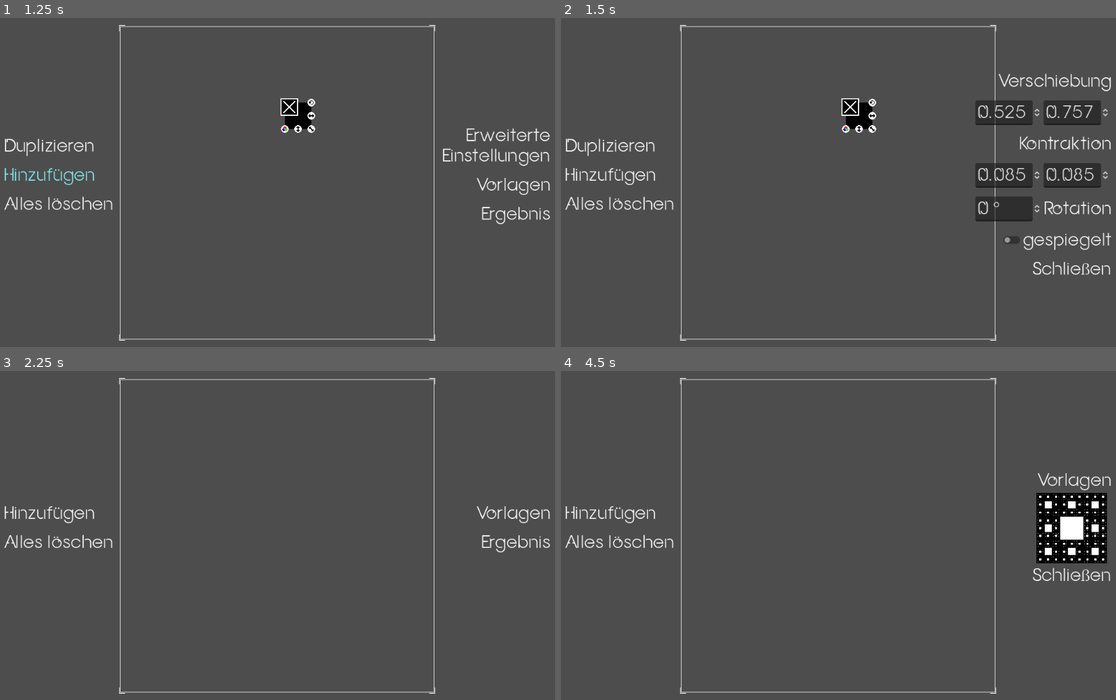
Above: before the commit, frames 1-4 (two rows, left to right).
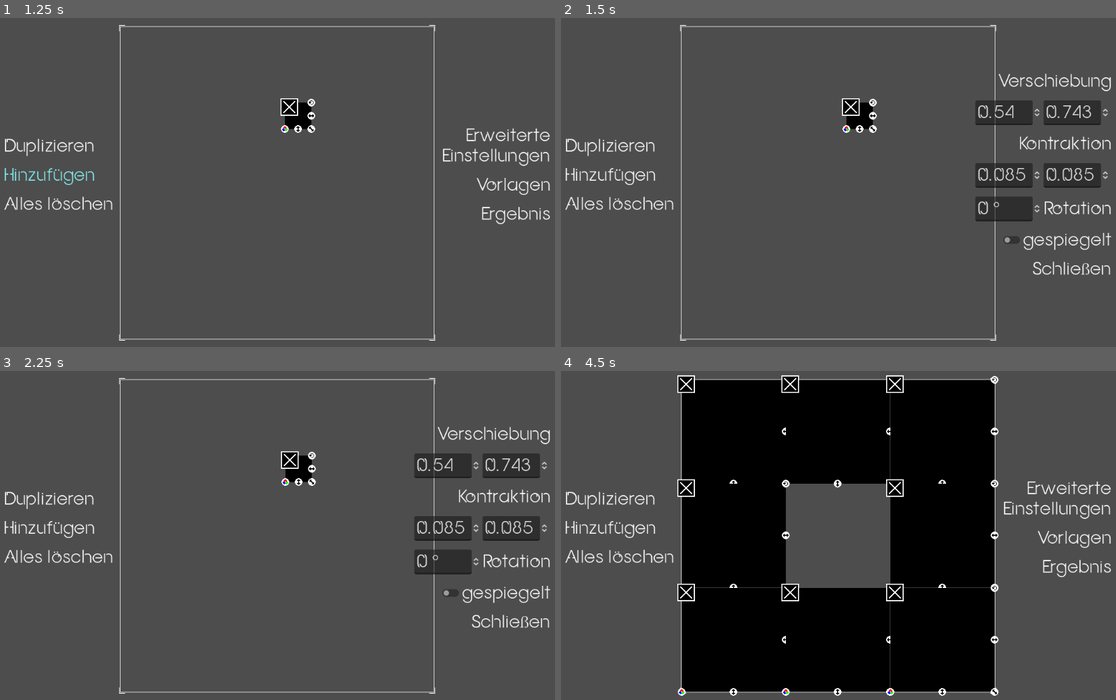
Above: after the commit, the same moments.

Repository: Anomasie/Fractals
Game: Godot game, scene res://scenes/GUI.tscn
Same seed, same stepped clock (60 frames per second), same inputs: the game is played once before the commit and once after it.
Inputs (mouse positions are in pixels of both pictures, inside the frame that each line leads up to):
- Up to frame 1 (1.25 s): click "Hinzufügen" at 0.5 s
- Up to frame 2 (1.5 s): click "Erweiterte Einstellungen" at 1.25 s
- Up to frame 3 (2.25 s): click (299, 469) at 2 s
- Up to frame 4 (4.5 s): click "Alles löschen" at 2.75 s; click "Vorlagen" at 3.5 s; click (1071, 528) at 4.25 s

Frame 1 is identical in both runs. In frame 2, 0.3% of the frame differs, in the area x 50-96%, y 24-35%; in frame 3, 6.8%; in frame 4, 53%, in the area x 0-100%, y 1-99%.

Commit message:
added preset 1

Diff:
--- a/scenes/Playground.gd
+++ b/scenes/Playground.gd
@@ -50,3 +50,11 @@
 		var contraction = child.get_contraction(origin)
 		ifs.systems.append(contraction)
 	return ifs
+
+func set_ifs(ifs, origin):
+	# remove all buttons
+	close_all()
+	# add new buttons
+	for contraction in ifs:
+		var Instance = await add(origin, true)
+		Instance.update_to( contraction, origin )
--- a/scenes/PlaygroundUI.gd
+++ b/scenes/PlaygroundUI.gd
@@ -127,3 +127,7 @@
 	AdvancedButton.show()
 	PresetsButton.show()
 	ResultButton.show()
+
+func _on_presets_load_preset(ifs):
+	Playground.set_ifs(ifs, BlueTexture.get_global_position())
+	_on_presets_close_me()
--- a/scenes/PlaygroundUI.tscn
+++ b/scenes/PlaygroundUI.tscn
@@ -164,4 +164,5 @@
 [connection signal="value_changed" from="Right/Lines/AdvancedOptions" to="." method="_on_advanced_options_value_changed"]
 [connection signal="pressed" from="Right/Lines/PresetsButton" to="." method="_on_presets_button_pressed"]
 [connection signal="close_me" from="Right/Lines/Presets" to="." method="_on_presets_close_me"]
+[connection signal="load_preset" from="Right/Lines/Presets" to="." method="_on_presets_load_preset"]
 [connection signal="pressed" from="Right/Lines/ResultButton" to="." method="_on_results_pressed"]
--- a/scenes/Presets.gd
+++ b/scenes/Presets.gd
@@ -1,55 +1,56 @@
 extends VBoxContainer
 
 signal close_me
+signal load_preset
 
 const PRESETS = {
 	"Sierpinski": {
 		"texture": "res://assets/presets/SierpinskiCarpet.png",
 		"ifs": [
 			{
-				"translation": Vector2(0,0),
+				"translation": Vector2(0, 0),
 				"contract": Vector2(1.0/3, 1.0/3),
 				"rotation": 0,
 				"mirrored": false
 			},
 			{
-				"translation": Vector2(1.0/3,0),
+				"translation": Vector2(1.0/3, 0),
 				"contract": Vector2(1.0/3, 1.0/3),
 				"rotation": 0,
 				"mirrored": false
 			},
 			{
-				"translation": Vector2(2.0/3,0),
+				"translation": Vector2(2.0/3, 0),
 				"contract": Vector2(1.0/3, 1.0/3),
 				"rotation": 0,
 				"mirrored": false
 			},
 			{
-				"translation": Vector2(0,1.0/3),
+				"translation": Vector2(0, 1.0/3),
 				"contract": Vector2(1.0/3, 1.0/3),
 				"rotation": 0,
 				"mirrored": false
 			},
 			{
-				"translation": Vector2(2.0/3,1.0/3),
+				"translation": Vector2(2.0/3, 1.0/3),
 				"contract": Vector2(1.0/3, 1.0/3),
 				"rotation": 0,
 				"mirrored": false
 			},
 			{
-				"translation": Vector2(2.0/3,0),
+				"translation": Vector2(0, 2.0/3),
 				"contract": Vector2(1.0/3, 1.0/3),
 				"rotation": 0,
 				"mirrored": false
 			},
 			{
-				"translation": Vector2(2.0/3,1.0/3),
+				"translation": Vector2(1.0/3, 2.0/3),
 				"contract": Vector2(1.0/3, 1.0/3),
 				"rotation": 0,
 				"mirrored": false
 			},
 			{
-				"translation": Vector2(2.0/3,2.0/3),
+				"translation": Vector2(2.0/3, 2.0/3),
 				"contract": Vector2(1.0/3, 1.0/3),
 				"rotation": 0,
 				"mirrored": false
@@ -71,8 +72,7 @@
 	self.move_child(CloseButton, -1)
 
 func _on_preset_pressed(preset):
-	print(preset)
-
+	load_preset.emit( IFS.from_dict( PRESETS[preset]["ifs"]) )
 
 func _on_close_button_pressed():
 	close_me.emit()
--- a/scenes/Rect.gd
+++ b/scenes/Rect.gd
@@ -1,5 +1,7 @@
 extends MarginContainer
 class_name ResizableRect
+
+const RECT_OFFSET = Vector2(8,8)
 
 var mouse_in = false
 
@@ -96,8 +98,8 @@
 func get_contraction(origin):
 	var contraction = Contraction.new()
 	contraction.translation = Vector2(
-		(self.Rect.get_global_position().x - origin.x) / Global.LOUPE.x,
-		(self.Rect.get_global_position().y - origin.y) / Global.LOUPE.y
+		(self.Rect.get_global_position().x - origin.x + 8) / Global.LOUPE.x,
+		(self.Rect.get_global_position().y - origin.y + 8) / Global.LOUPE.y
 	)
 	contraction.contract = Vector2(
 		self.Rect.size.x / Global.LOUPE.x,
@@ -115,7 +117,7 @@
 		contr.translation.x * Global.LOUPE.x,
 		contr.translation.y * Global.LOUPE.y
 	)
-	self.position = (real_position - Rect.position) + origin
+	self.position = (real_position - Rect.position - Vector2(8,8)) + origin
 	# contraction
 	resize_rect(contr.contract.x * Global.LOUPE.x, contr.contract.y * Global.LOUPE.y)
 	# rotation
